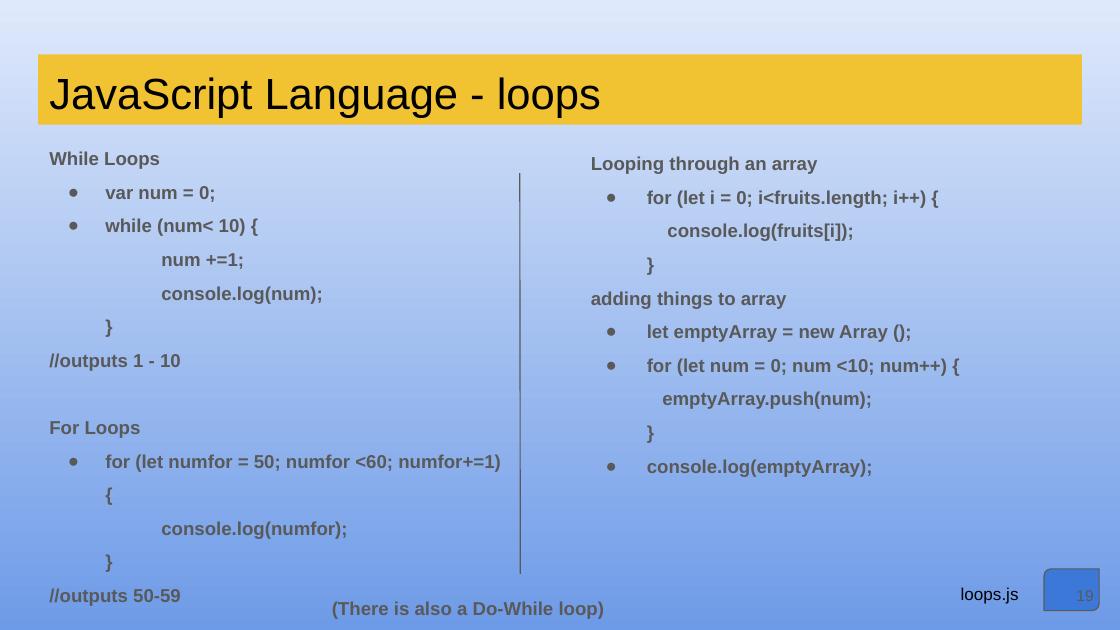
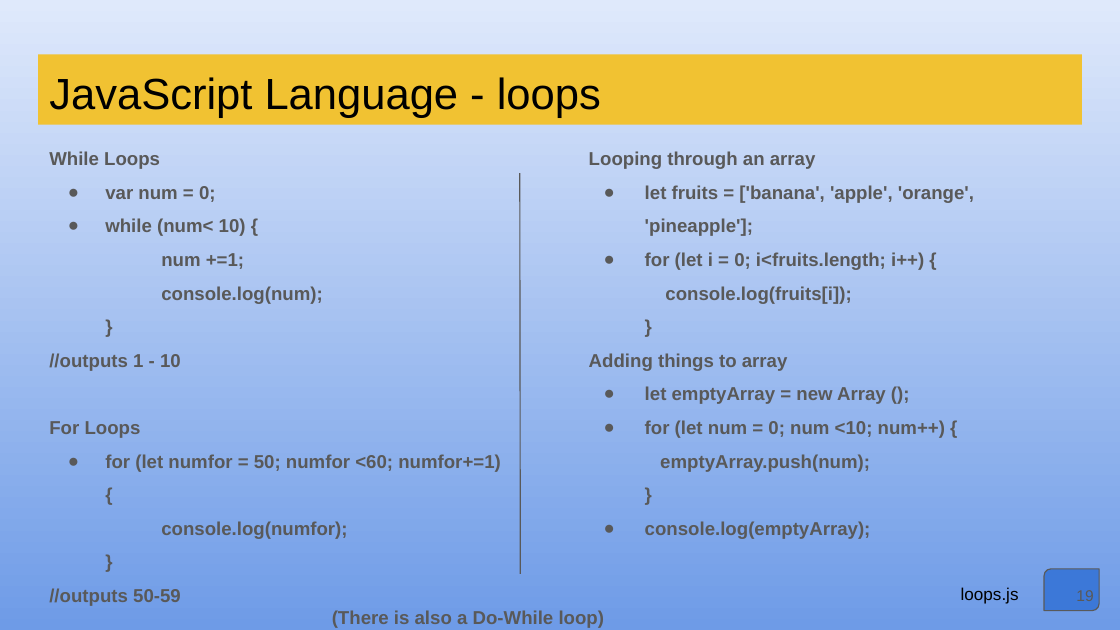
Before and after one commit to bkvspeaks/introToJavaScript, a slide deck: slide 19 of Intro_to_JavaScript.pptx. Drawn at 1120x630 pixels with LibreOffice and Linux fonts; fonts in the diff are those of the drawing. Boxes give left, top, right and bottom in pixels: in the first picture for what was removed or moved away, otherwise in the second. Text is boxed around its words. In the diff, an @@ line names an element or a change of style, - is before the commit and + after.

```diff
--- a/Intro_to_JavaScript.pptx
+++ b/Intro_to_JavaScript.pptx
@@ text at <box>645,185,974,236</box>: paragraph added @@
+● let fruits = ['banana', 'apple', 'orange', 'pineapple'];
@@ text at <box>589,353,788,371</box>: text changed @@
-adding things to array
+Adding things to array
@@ text "(There is also a Do-While ...": place and size @@
-text "(There is also a Do-While ..." at <box>332,601,605,619</box>
+text "(There is also a Do-While ..." at <box>332,610,605,628</box>
```
Also in this commit, not shown: 4 other slides changed, 9 other files.
